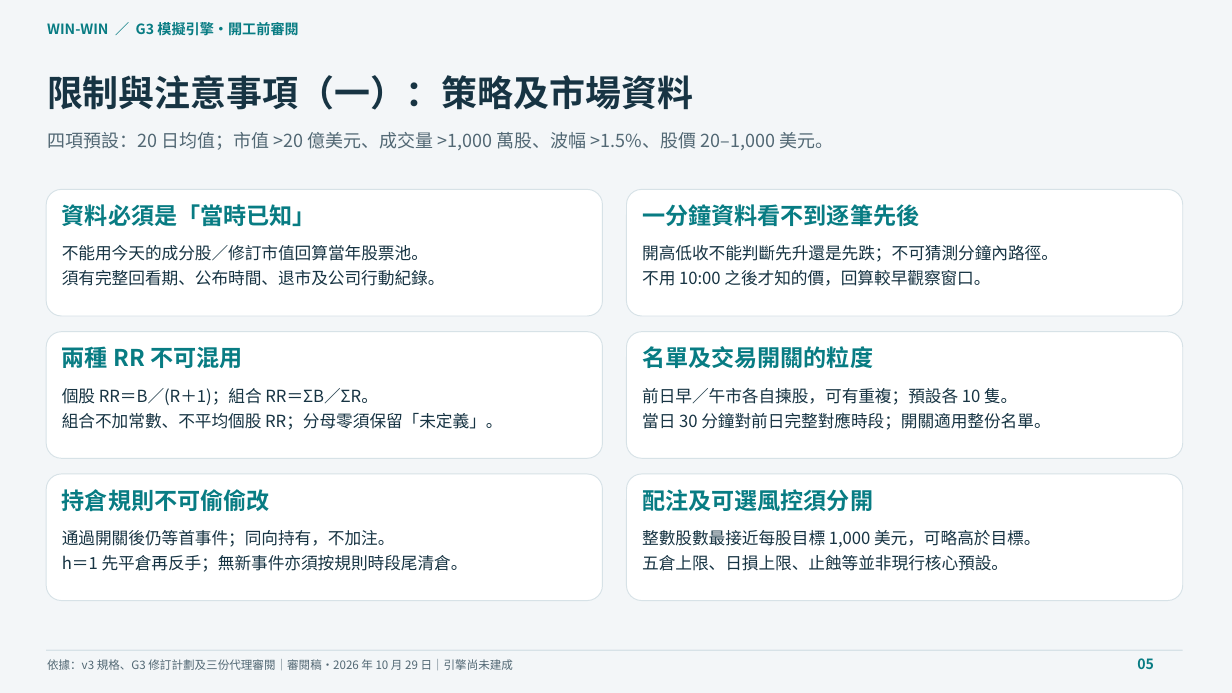
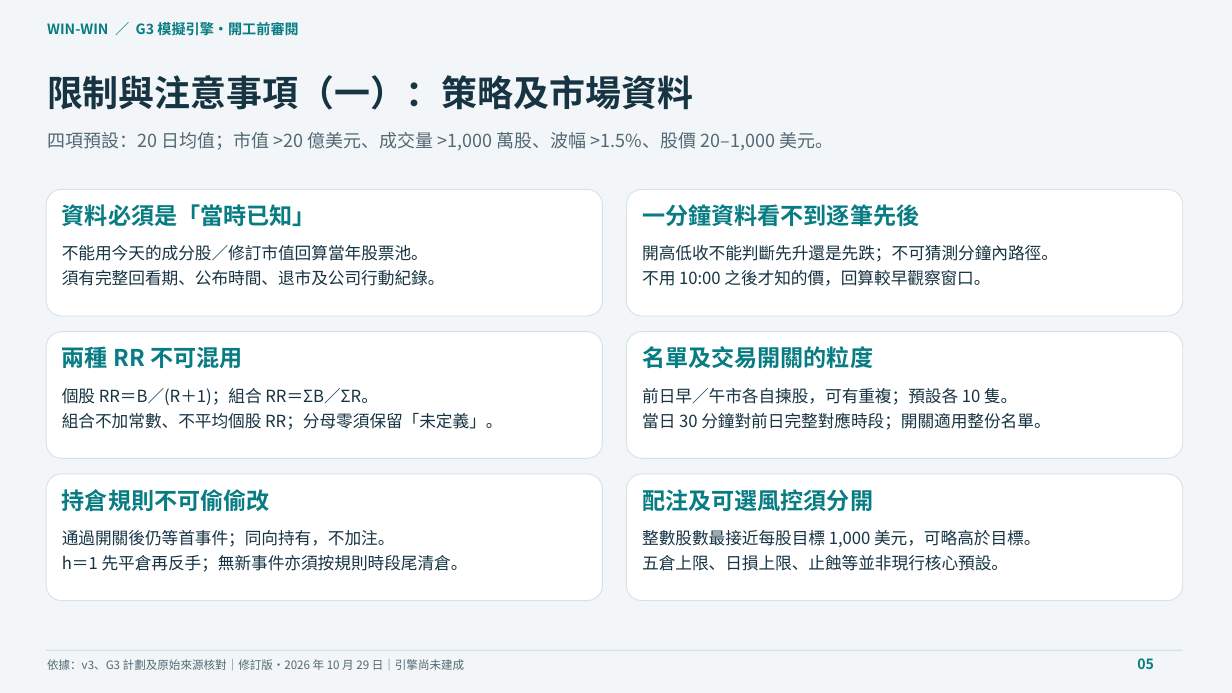
Before and after one commit to newprojectshkau/Win-win, a slide deck: slide 5 of output/slides/G3-engine-briefing-zh-HK.pptx. Drawn at 1232x693 pixels with LibreOffice and Linux fonts; fonts in the diff are those of the drawing. Boxes give left, top, right and bottom in pixels: in the first picture for what was removed or moved away, otherwise in the second. Text is boxed around its words. In the diff, an @@ line names an element or a change of style, - is before the commit and + after.

```diff
--- a/output/slides/G3-engine-briefing-zh-HK.pptx
+++ b/output/slides/G3-engine-briefing-zh-HK.pptx
@@ text at (47,659,464,670): text changed @@
-依據：v3 規格、G3 修訂計劃及三份代理審閱｜審閱稿・2026 年 10 月 29 日｜引擎尚未建成
+依據：v3、G3 計劃及原始來源核對｜修訂版・2026 年 10 月 29 日｜引擎尚未建成
```
Also in this commit, not shown: 5 other slides changed, 5 other files.
